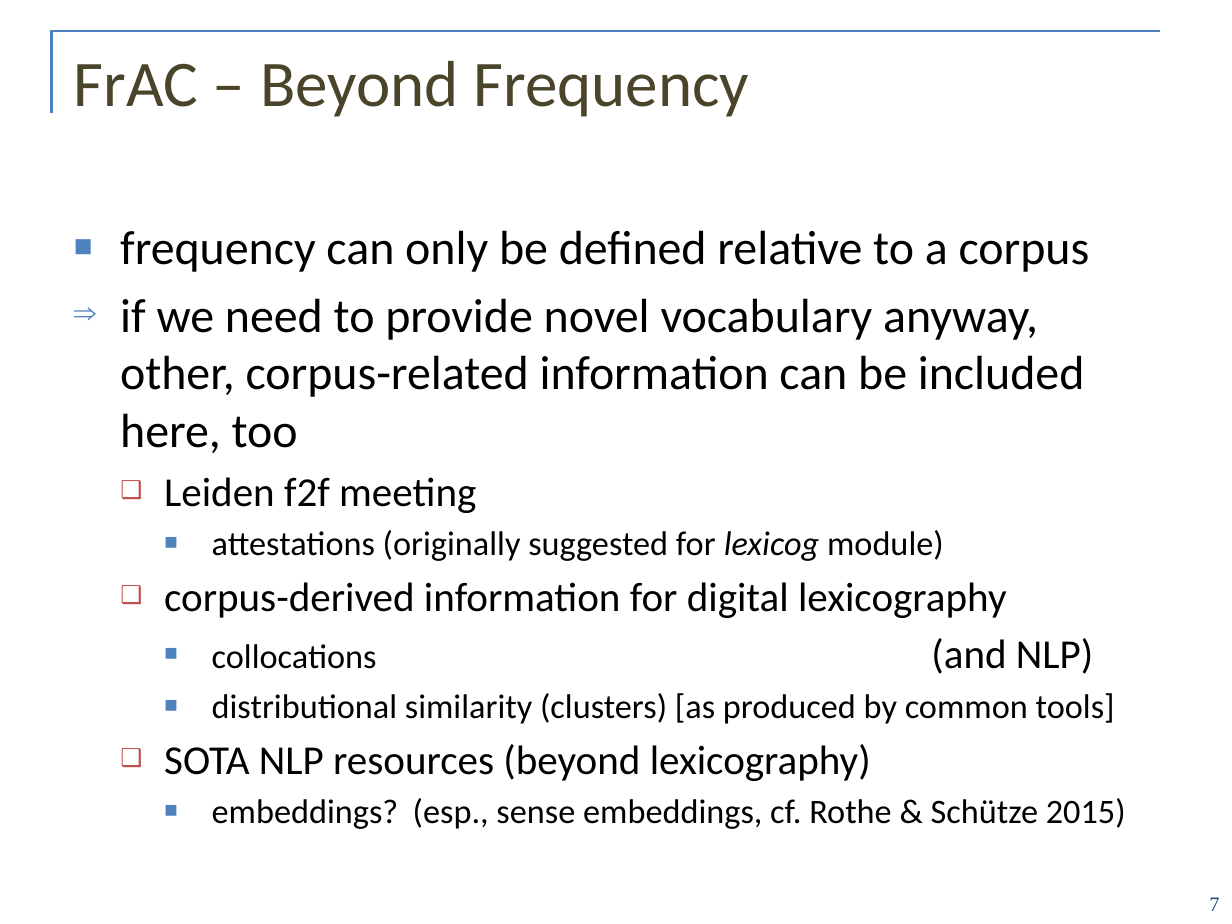
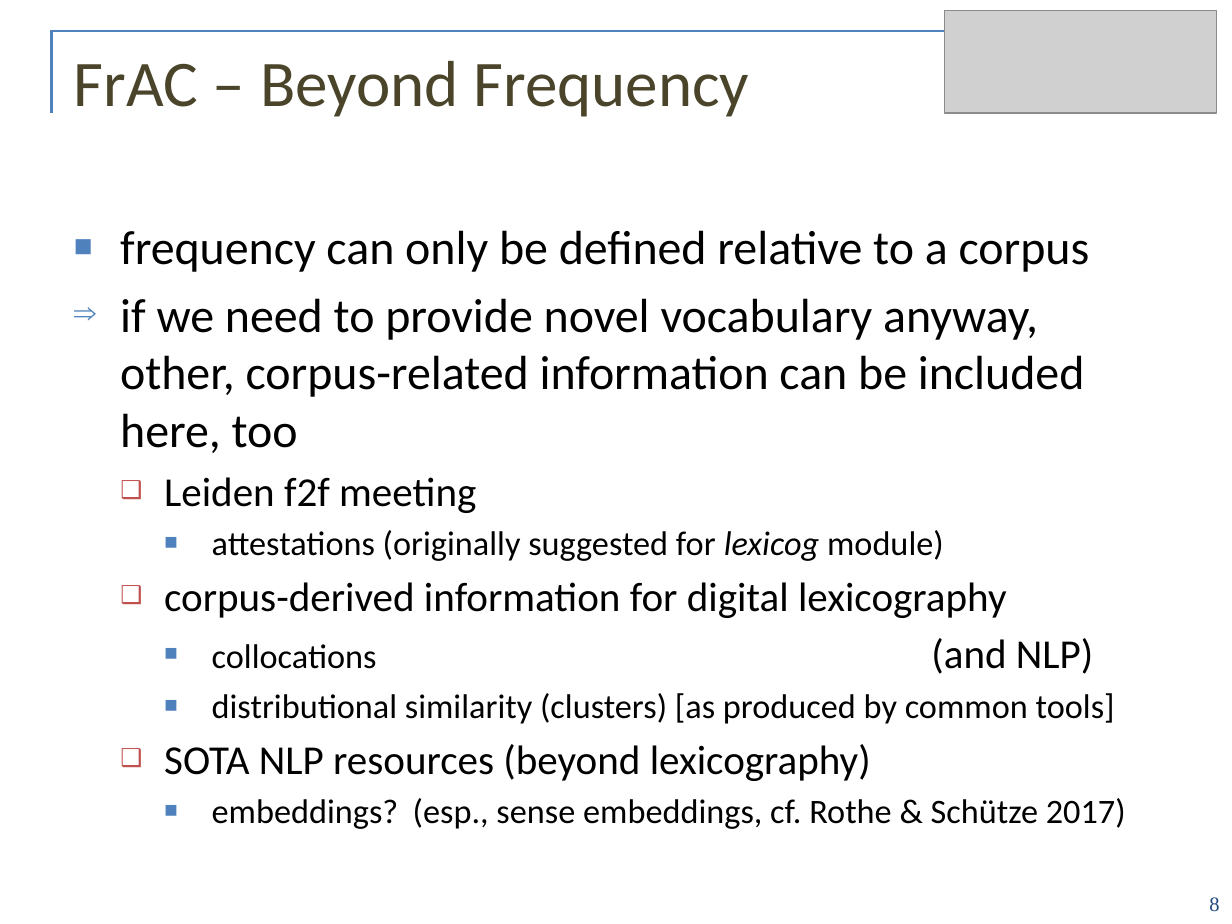
Before and after one commit to ontolex/frequency-attestation-corpus-information, a slide deck: slide 8 of doc/ontolex-f2f-leipzig-may2019.pptx (slide 7 before the commit). Drawn at 1232x924 pixels with LibreOffice and Linux fonts; fonts in the diff are those of the drawing; grey boxes stand for pictures; background and template pictures are left out. Boxes give left, top, right and bottom in pixels: in the first picture for what was removed or moved away, otherwise in the second. Text is boxed around its words. In the diff, an @@ line names an element or a change of style, - is before the commit and + after.

```diff
--- a/doc/ontolex-f2f-leipzig-may2019.pptx
+++ b/doc/ontolex-f2f-leipzig-may2019.pptx
@@ picture added at box(945, 10, 1217, 112) @@
@@ ellipse added at box(962, 16, 1216, 39), fill #FFFFFF @@
@@ text at box(212, 798, 1126, 829): text changed @@
-    ■ embeddings? (esp., sense embeddings, cf. Rothe & Schütze 2015)
+    ■ embeddings? (esp., sense embeddings, cf. Rothe & Schütze 2017)
@@ page number at box(1209, 897, 1219, 912): text changed @@
-7
+8
```
Also in this commit, not shown: 21 other slides changed, 27 slides added, 50 slides removed.
